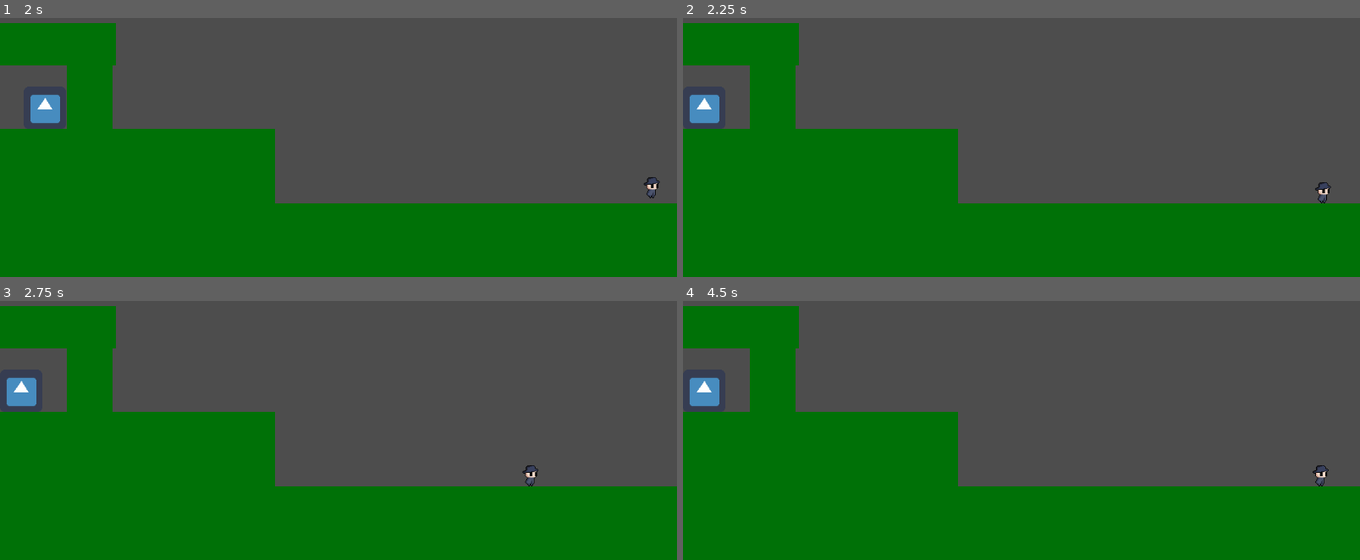
Above: before the commit, frames 1-4 (two rows, left to right).
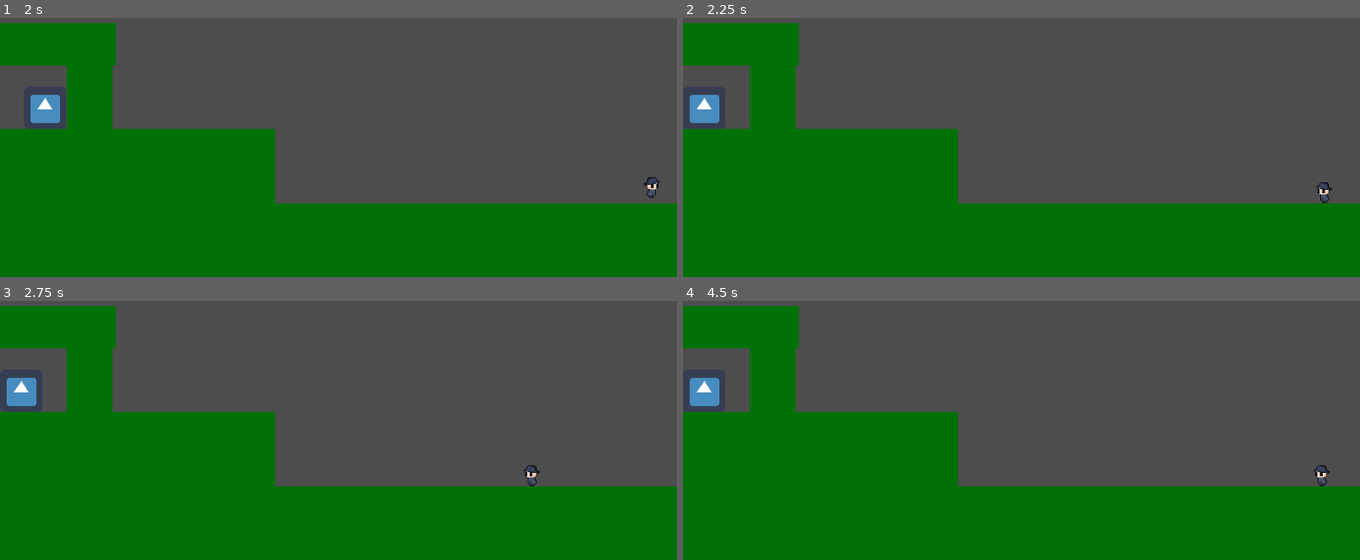
Above: after the commit, the same moments.

Repository: jokw1228/I-Wanna-Be-The-Um
Game: Godot game, scene res://Scenes/DemoScene.tscn
Same seed, same stepped clock (60 frames per second), same inputs: the game is played once before the commit and once after it. The engine's default icon, where the game draws it, is replaced by a stand-in: a white triangle on a blue panel in a dark square.
Inputs:
- Up to frame 1 (2 s): hold Right (move_right) from 0.53 s (still down); tap Up (jump) at 0.77, 1.52 s
- Up to frame 2 (2.25 s): release Right (move_right) at 2.03 s; hold Left (move_left) from 2.03 s (still down)
- Up to frame 3 (2.75 s): keep holding Left (move_left)
- Up to frame 4 (4.5 s): tap Enter at 2.75 s; release Left (move_left) at 2.78 s; hold Right (move_right) 2.78-4.28 s; tap Up (jump) at 3.02, 3.77 s; hold Left (move_left) from 4.28 s (still down)

Frame 1 is identical in both runs. In frame 2, less than 0.1% of the frame differs, in the area x 93-96%, y 63-72%; in frame 3, less than 0.1%; in frame 4, less than 0.1%.

Commit message:
Player 좌우 반전 구현

Diff:
--- a/Scenes/Player/Player.gd
+++ b/Scenes/Player/Player.gd
@@ -44,7 +44,6 @@
 		_min_jump_height = value
 		release_gravity_multiplier = calculate_release_gravity_multiplier(
 				jump_velocity, min_jump_height, default_gravity)
-
 
 
 var _double_jump_height: float = DEFAULT_DOUBLE_JUMP_HEIGHT
@@ -106,6 +105,11 @@
 
 var acc = Vector2()
 
+@export var AnimatedSprite2D_node: AnimatedSprite2D
+#Finite State Machine
+enum flip_h_type {LEFT = 1, RIGHT = 0}
+var flip_h_state: flip_h_type = flip_h_type.RIGHT
+
 # coyote_time and jump_buffer must be above zero to work. Otherwise, godot will throw an error.
 @onready var is_coyote_time_enabled = coyote_time > 0
 @onready var is_jump_buffer_enabled = jump_buffer > 0
@@ -135,11 +139,14 @@
 
 func _input(_event):
 	acc.x = 0
-	if Input.is_action_pressed(input_left):
-		acc.x = -max_acceleration
-
-	if Input.is_action_pressed(input_right):
-		acc.x = max_acceleration
+	if not (Input.is_action_pressed(input_left) and Input.is_action_pressed(input_right)):
+		if Input.is_action_pressed(input_left):
+			acc.x = -max_acceleration
+			change_state("flip_h_state", flip_h_type.LEFT)
+
+		if Input.is_action_pressed(input_right):
+			acc.x = max_acceleration
+			change_state("flip_h_state", flip_h_type.RIGHT)
 
 	if Input.is_action_just_pressed(input_jump):
 		holding_jump = true
@@ -319,3 +326,8 @@
 ## Formula from [url]https://www.reddit.com/r/gamedev/comments/bdbery/comment/ekxw9g4/?utm_source=share&utm_medium=web2x&context=3[/url]
 func calculate_speed(p_max_speed, p_friction):
 	return (p_max_speed / p_friction) - p_max_speed
+
+func change_state(state, value):
+	if state == "flip_h_state":
+		flip_h_state = value
+		AnimatedSprite2D_node.flip_h = value
--- a/Scenes/Player/Player.tscn
+++ b/Scenes/Player/Player.tscn
@@ -63,13 +63,14 @@
 "speed": 12.0
 }]
 
-[node name="Player" type="CharacterBody2D"]
+[node name="Player" type="CharacterBody2D" node_paths=PackedStringArray("AnimatedSprite2D_node")]
 script = ExtResource("1_r2ilq")
 max_jump_height = 120.0
 double_jump_height = 90.0
 jump_duration = 0.4
 max_jump_amount = 2
 max_acceleration = 5000
+AnimatedSprite2D_node = NodePath("AnimatedSprite2D")
 
 [node name="CollisionShape2D" type="CollisionShape2D" parent="."]
 shape = SubResource("CapsuleShape2D_vmrs7")
